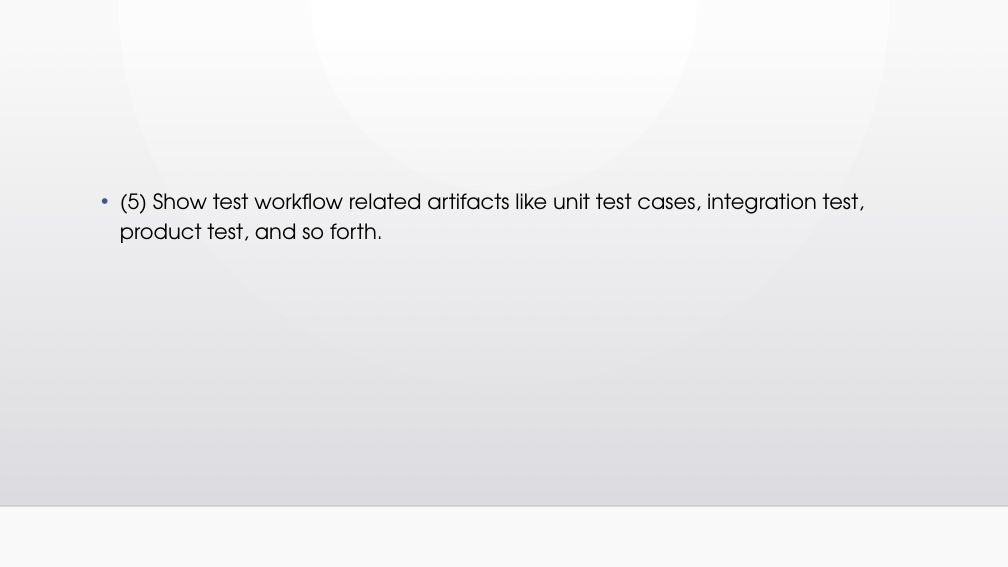
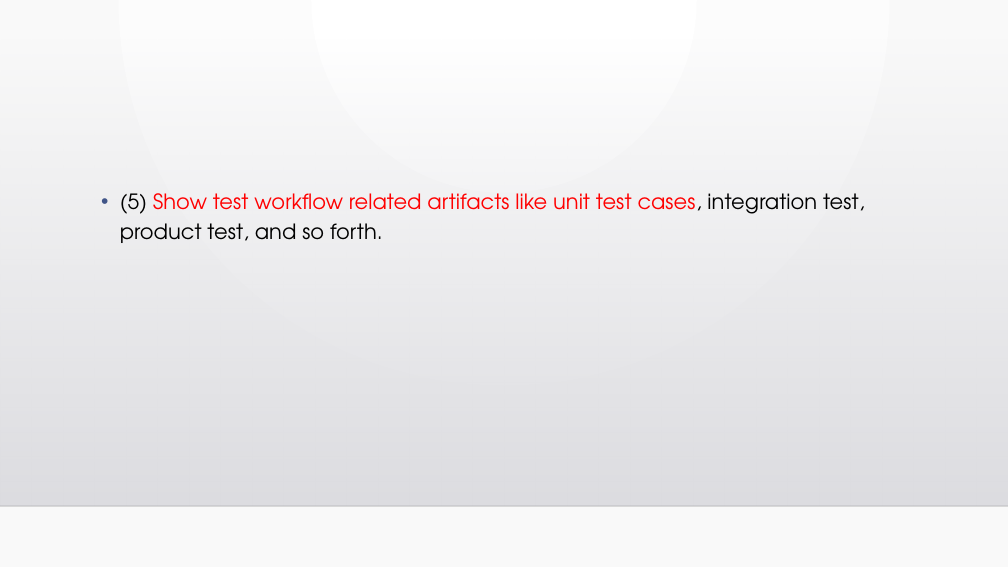
Before and after one commit to KVessey/SoftwareEngineeringLMS, a slide deck: slide 12 of Learning Management System project.pptx (slide 7 before the commit). Drawn at 1008x567 pixels with LibreOffice and Linux fonts; fonts in the diff are those of the drawing; background and template pictures are left out. Boxes give left, top, right and bottom in pixels: in the first picture for what was removed or moved away, otherwise in the second. Text is boxed around its words. In the diff, an @@ line names an element or a change of style, - is before the commit and + after.

```diff
--- a/Learning Management System project.pptx
+++ b/Learning Management System project.pptx
@@ text "(5) Show test workflow related ..." at <box>120,193,865,243</box>: text colour #000000 to #FF0000 in "Show test workflow related artifacts like unit ..." @@
```
Also in this commit, not shown: 4 other slides changed, 5 slides added.
